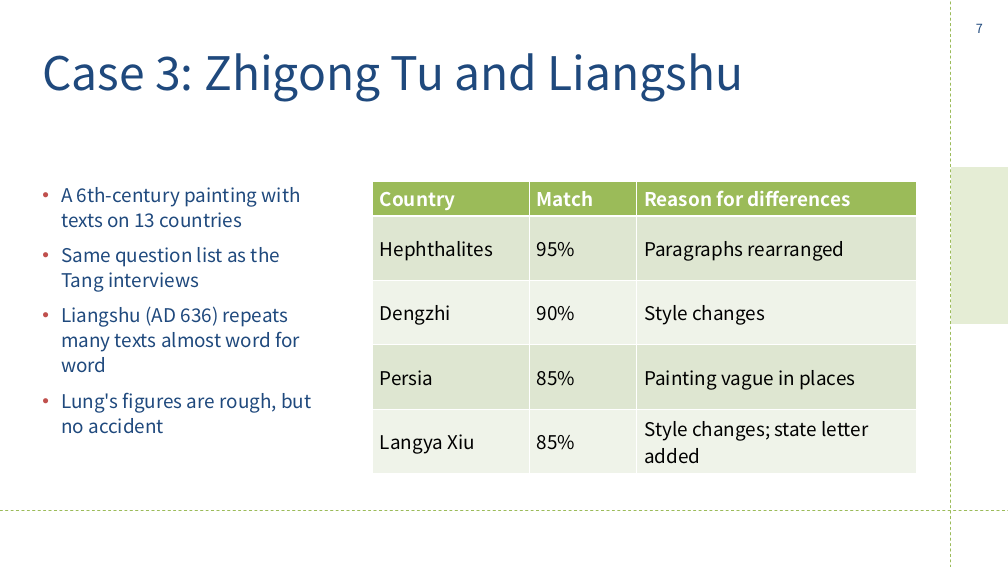
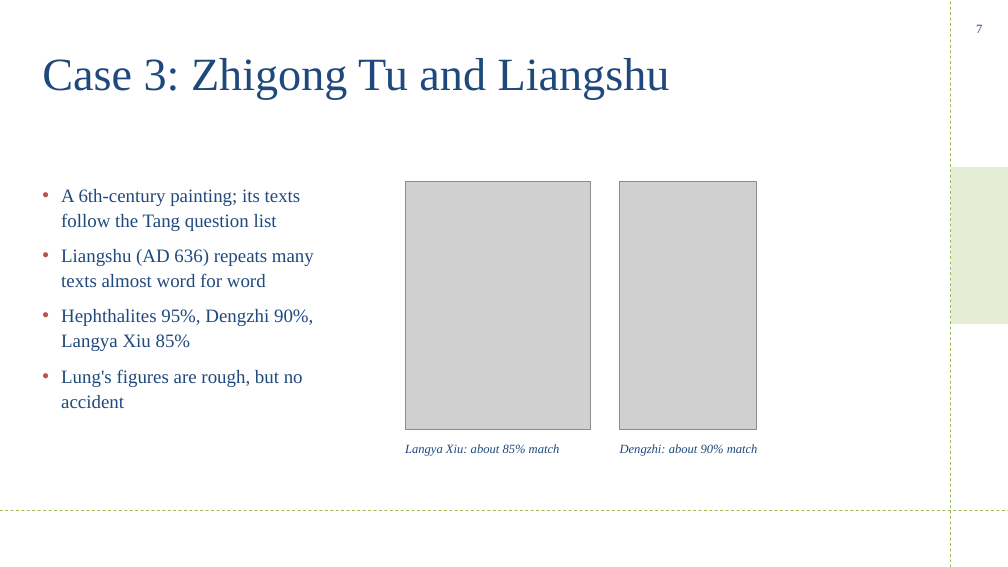
Before and after one commit to WuYusen825/me, a slide deck: slide 7 of Speaker2_slides.pptx. Drawn at 1008x567 pixels with LibreOffice and Linux fonts; fonts in the diff are those of the drawing; grey boxes stand for pictures. Boxes give left, top, right and bottom in pixels: in the first picture for what was removed or moved away, otherwise in the second. Text is boxed around its words. In the diff, an @@ line names an element or a change of style, - is before the commit and + after.

```diff
--- a/Speaker2_slides.pptx
+++ b/Speaker2_slides.pptx
@@ page number at bbox=[976, 24, 982, 33]: font Noto Sans CJK SC to Times New Roman @@
@@ title "Case 3: Zhigong Tu and ..." at bbox=[42, 58, 670, 99]: font Noto Sans CJK SC to Times New Roman @@
@@ text at bbox=[61, 189, 301, 231]: text changed; font Noto Sans CJK SC to Times New Roman @@
-• A 6th-century painting with texts on 13 countries
-• Same question list as the Tang interviews
+• A 6th-century painting; its texts follow the Tang question list
@@ table removed at bbox=[372, 181, 917, 469], 5 rows, 3 columns @@
-Country | Match | Reason for differences
-Hephthalites | 95% | Paragraphs rearranged
-Dengzhi | 90% | Style changes
-Persia | 85% | Painting vague in places
-Langya Xiu | 85% | Style changes; state letter added
@@ picture added at bbox=[405, 182, 591, 430] @@
@@ picture added at bbox=[620, 182, 757, 430] @@
@@ text at bbox=[61, 249, 314, 408]: font Noto Sans CJK SC to Times New Roman in "Liangshu (AD 636) repeats many texts almost ...", "Lung's figures are rough, but no accident" @@
@@ text at bbox=[61, 309, 313, 351]: paragraph added @@
+• Hephthalites 95%, Dengzhi 90%, Langya Xiu 85%
@@ text added at bbox=[405, 444, 560, 456], 12 pt, text #1F497D, italic @@
+Langya Xiu: about 85% match
@@ text added at bbox=[620, 444, 758, 456], 12 pt, text #1F497D, italic @@
+Dengzhi: about 90% match
```
Also in this commit, not shown: 7 other slides changed, 1 other file.
